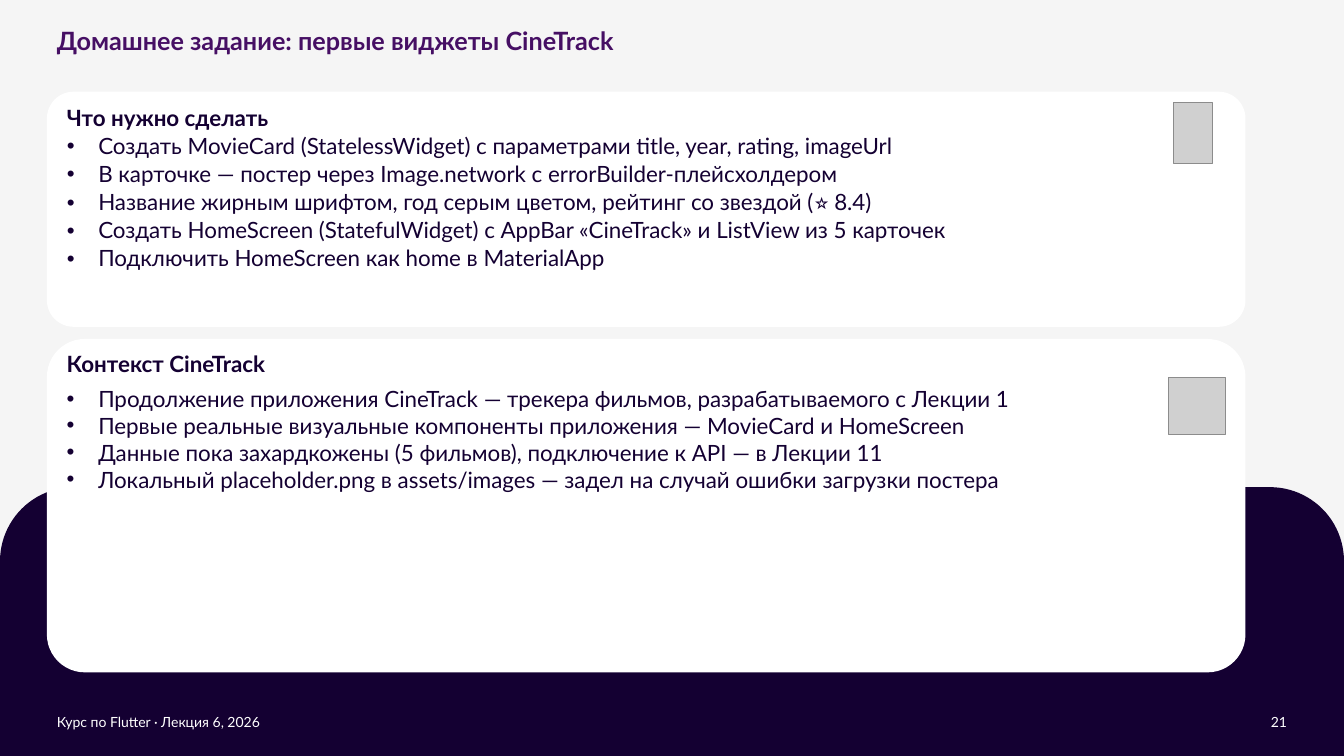
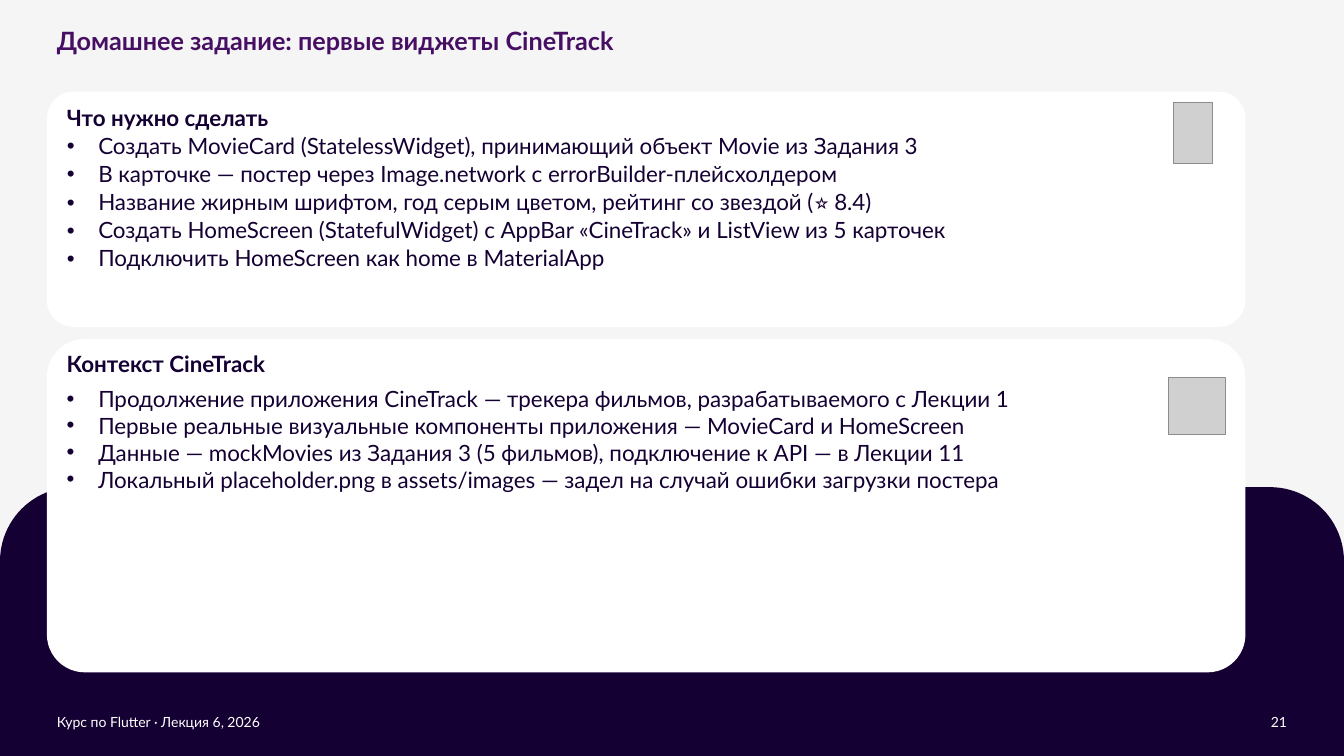
Before and after one commit to xander9112/university_flutter_course, a slide deck: slide 21 of Лекция 6 - Введение в виджеты/Лекция 6 - Введение в виджеты.pptx. Drawn at 1344x756 pixels with LibreOffice and Linux fonts; fonts in the diff are those of the drawing; grey boxes stand for pictures; background and template pictures are left out. Boxes give left, top, right and bottom in pixels: in the first picture for what was removed or moved away, otherwise in the second. Text is boxed around its words. In the diff, an @@ line names an element or a change of style, - is before the commit and + after.

```diff
--- a/Лекция 6 - Введение в виджеты/Лекция 6 - Введение в виджеты.pptx
+++ b/Лекция 6 - Введение в виджеты/Лекция 6 - Введение в виджеты.pptx
@@ text at (98, 137, 918, 158): text changed @@
-• Создать MovieCard (StatelessWidget) с параметрами title, year, rating, imageUrl
+• Создать MovieCard (StatelessWidget), принимающий объект Movie из Задания 3
@@ text at (98, 444, 964, 465): text changed @@
-• Данные пока захардкожены (5 фильмов), подключение к API — в Лекции 11
+• Данные — mockMovies из Задания 3 (5 фильмов), подключение к API — в Лекции 11
```
Also in this commit, not shown: 23 other files.
